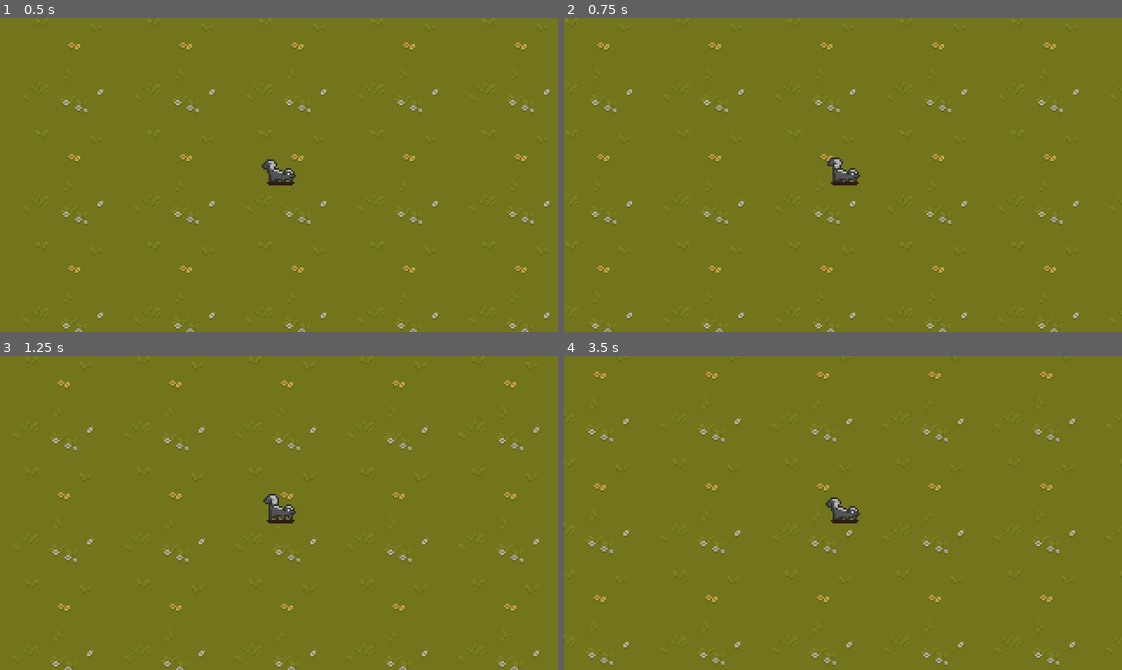
Above: before the commit, frames 1-4 (two rows, left to right).
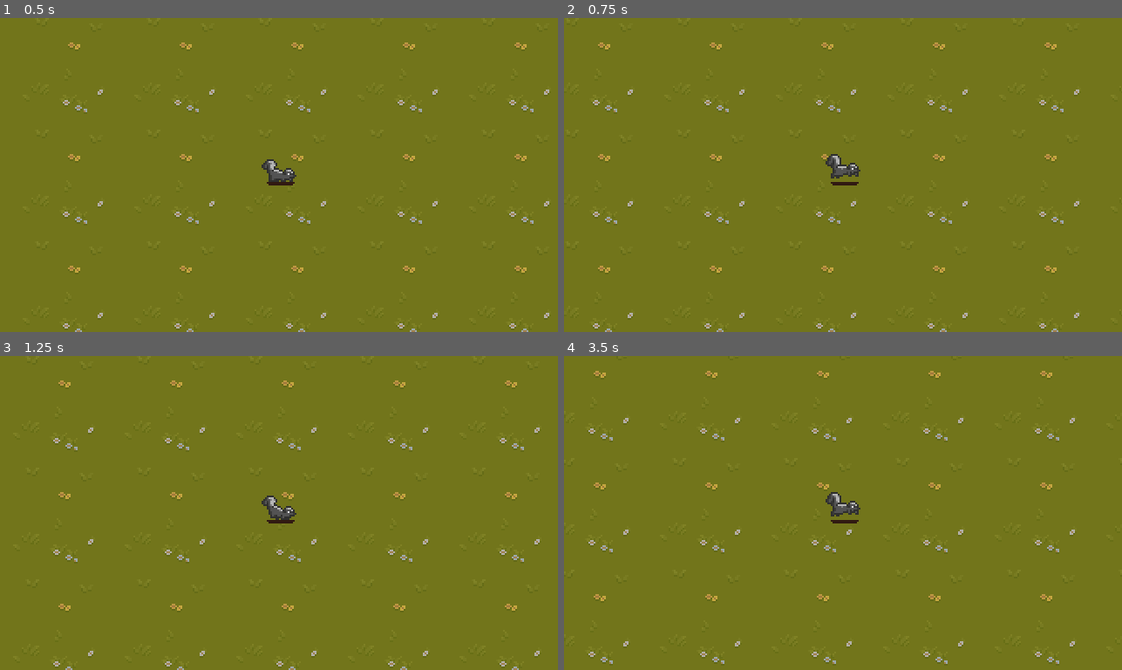
Above: after the commit, the same moments.

Repository: Endermandels/INSTINKT-Online
Game: Godot game, scene res://scenes/world.tscn
Two runs of this game, one before a commit and one after it. Both use one fixed random seed, a clock stepped at 60 frames per second and the inputs below.
Inputs:
- Up to frame 1 (0.5 s): no input
- Up to frame 2 (0.75 s): hold Right (ui_right) from 0.53 s (still down)
- Up to frame 3 (1.25 s): keep holding Right (ui_right)
- Up to frame 4 (3.5 s): release Right (ui_right) at 1.28 s; hold Down (ui_down) 1.28-2.03 s; hold Right (ui_right) 2.03-2.78 s; hold Up (ui_up) from 2.78 s (still down)

Frame 1 is identical in both runs. In frame 2, 0.8% of the frame differs, in the area x 5-93%, y 7-100%; in frame 3, 0.7%; in frame 4, 1.1%, in the area x 1-92%, y 4-99%.

Commit message:
Add run animation, flip sprite

Diff:
--- a/prefabs/player.tscn
+++ b/prefabs/player.tscn
@@ -1,7 +1,22 @@
-[gd_scene load_steps=6 format=3 uid="uid://el7mkjte4xea"]
+[gd_scene load_steps=7 format=3 uid="uid://el7mkjte4xea"]
 
 [ext_resource type="Texture2D" uid="uid://o10lqst4vy0i" path="res://assets/art/Sprite Sheet Skunk.png" id="1_0hdi7"]
 [ext_resource type="Script" path="res://scripts/player.gd" id="1_568lg"]
+
+[sub_resource type="Animation" id="Animation_srcra"]
+length = 0.001
+tracks/0/type = "value"
+tracks/0/imported = false
+tracks/0/enabled = true
+tracks/0/path = NodePath(".:frame")
+tracks/0/interp = 1
+tracks/0/loop_wrap = true
+tracks/0/keys = {
+"times": PackedFloat32Array(0),
+"transitions": PackedFloat32Array(1),
+"update": 1,
+"values": [0]
+}
 
 [sub_resource type="Animation" id="Animation_s1pcw"]
 resource_name = "idle"
@@ -21,8 +36,11 @@
 "values": [0, 1, 2, 3, 4, 5]
 }
 
-[sub_resource type="Animation" id="Animation_srcra"]
-length = 0.001
+[sub_resource type="Animation" id="Animation_ranpq"]
+resource_name = "run"
+length = 0.666675
+loop_mode = 1
+step = 0.0833333
 tracks/0/type = "value"
 tracks/0/imported = false
 tracks/0/enabled = true
@@ -30,16 +48,17 @@
 tracks/0/interp = 1
 tracks/0/loop_wrap = true
 tracks/0/keys = {
-"times": PackedFloat32Array(0),
-"transitions": PackedFloat32Array(1),
+"times": PackedFloat32Array(0, 0.0833333, 0.166667, 0.25, 0.333333, 0.416667, 0.5, 0.583333),
+"transitions": PackedFloat32Array(1, 1, 1, 1, 1, 1, 1, 1),
 "update": 1,
-"values": [0]
+"values": [8, 9, 10, 11, 12, 13, 14, 15]
 }
 
 [sub_resource type="AnimationLibrary" id="AnimationLibrary_ngutj"]
 _data = {
 "RESET": SubResource("Animation_srcra"),
-"idle": SubResource("Animation_s1pcw")
+"idle": SubResource("Animation_s1pcw"),
+"run": SubResource("Animation_ranpq")
 }
 
 [node name="Player" type="CharacterBody2D"]
--- a/scripts/player.gd
+++ b/scripts/player.gd
@@ -2,15 +2,29 @@
 class_name Player
 
 const SPEED = 100.0
-const ACCEL = 1.0
-const FRICTION = 1.0
+const ACCEL = 0.7
+const FRICTION = 0.9
+
+@onready var anim_player := $AnimationPlayer
+@onready var sprite := $Sprite2D
 
 func _physics_process(delta: float) -> void:
 	var h_dir := Input.get_axis("ui_left", "ui_right")
 	var v_dir := Input.get_axis("ui_up", "ui_down")
 	var dir = Vector2(h_dir, v_dir)
+
+	if h_dir < 0:
+		sprite.flip_h = true
+	if h_dir > 0:
+		sprite.flip_h = false
+
 	if dir != Vector2.ZERO:
+		if velocity.length() > 99:
+			anim_player.play("run")
 		velocity = velocity.lerp(dir*SPEED, ACCEL)
 	else:
+		if velocity.length() < 20:
+			anim_player.play("idle")
 		velocity = velocity.lerp(dir*SPEED, FRICTION)
+
 	move_and_slide()
